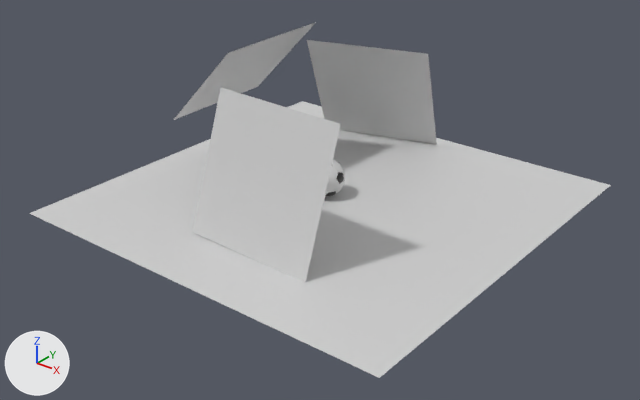
Two versions of the COLLADA model Symmetra/Symmetra/art.scnassets/soccer.dae, one commit apart.
Rendered twice from a camera (50 mm lens) standing at (26.3, -33.4, 20.4) and looking at (1.0, -1.8, 0.8). The lights are fixed; the arrows at lower left show +X, +Y and +Z. Where no turn or scale is listed for an object, it has been applied to the vertices.

Objects in the first picture: 'Licht_1', 'Licht_2', 'Licht_3', 'Plane', 'Soccer_Ball'.
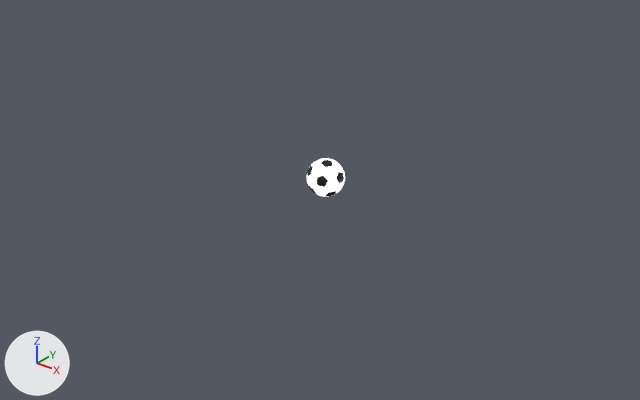
Location of each change, [x1, y1, x2, y2] in pixels of the pictures (640 x 400 px):
```json
{"object": "Plane", "change": "deleted", "before": [29, 101, 611, 378]}
{"object": "Licht_3", "change": "deleted", "before": [193, 87, 341, 282]}
{"object": "Licht_2", "change": "deleted", "before": [307, 40, 437, 145]}
{"object": "Licht_1", "change": "deleted", "before": [174, 22, 316, 120]}
{"object": "Soccer_Ball", "change": "surface changed", "before": [307, 158, 345, 197], "after": [307, 158, 345, 197], "on screen": "grey to white"}
```

The change, as JSON lines over the scene's bpy script:
```json
{"op": "add", "block": "mat_white", "code": "mat_white.emission_strength = 1.0"}
{"op": "remove", "block": "ob_plane", "code": ["ob_plane = bpy.data.objects.new('Plane', me_plane_004)", "ob_plane.location = (0.4, -0.25, 0.14)"]}
{"op": "remove", "block": "ob_licht_2", "code": ["ob_licht_2 = bpy.data.objects.new('Licht_2', me_plane_007)", "ob_licht_2.location = (-2.22, 7.25, 3.34)"]}
{"op": "remove", "block": "ob_licht_3", "code": ["ob_licht_3 = bpy.data.objects.new('Licht_3', me_plane_008)", "ob_licht_3.location = (1.28, -6.39, 3.58)"]}
{"op": "remove", "block": "ob_licht_1", "code": ["ob_licht_1 = bpy.data.objects.new('Licht_1', me_plane)", "ob_licht_1.location = (-6.04, 0.41, 5.65)"]}
```
